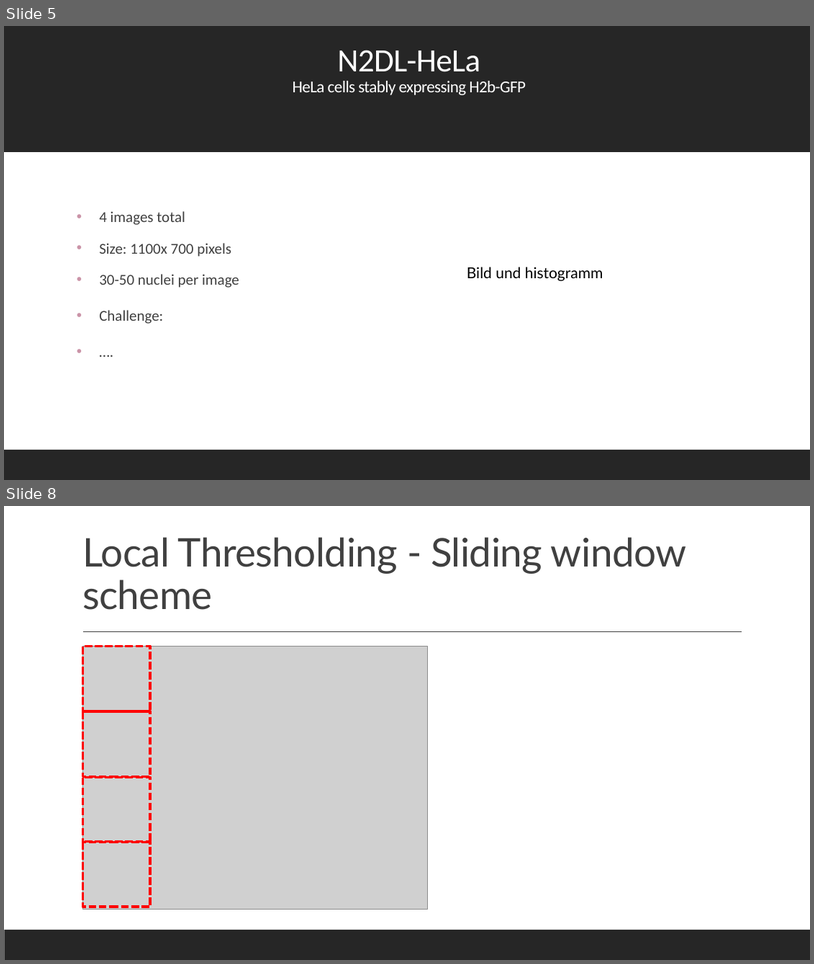
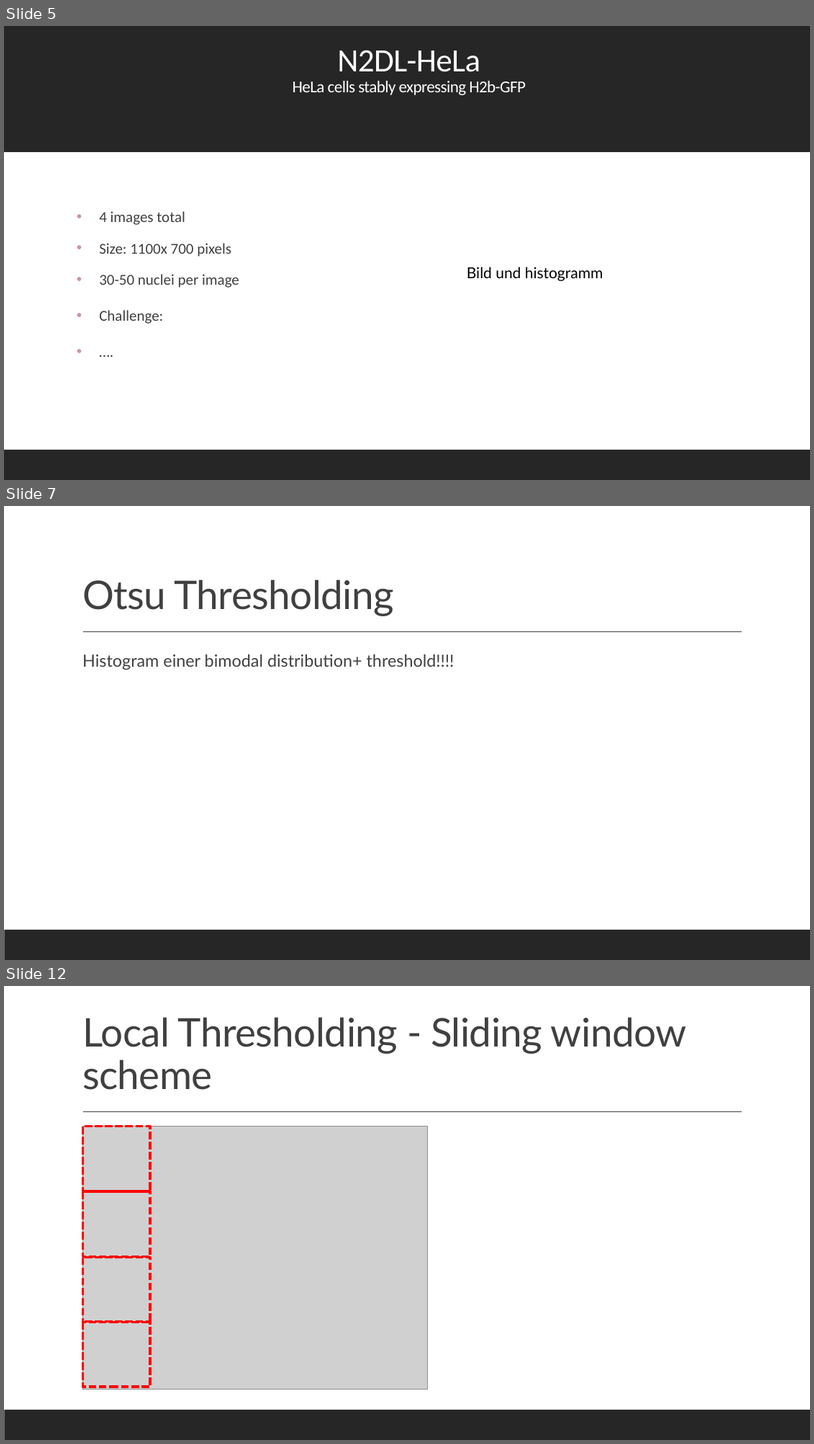
Before and after one commit to datascience-mobi-2022/2022-topic-01-team-04, a slide deck: presentation/layout(2).pptx. Shown one above the other, each under a label of ours: slides 5 and 8 before the commit, slides 5, 7 and 12 after it; the slides between them are not shown. The pictures are 814x964 and 814x1444 pixels, drawn with LibreOffice and Linux fonts; fonts in the diff are those of the drawing; grey boxes stand for pictures. Boxes give left, top, right and bottom in pixels: in the first picture for what was removed or moved away, otherwise in the second. Text is boxed around its words. In the diff, an @@ line names an element or a change of style, - is before the commit and + after.

Commit message:
Maribel slides ergänzt
es fehlen aber noch 1-2 Histogramme und ein bild

```diff
--- a/presentation/layout(2).pptx
+++ b/presentation/layout(2).pptx
@@ slide 7 added at (4,506,810,960), background #FFFFFF; not listed: 2 template elements that a slide beside it also shows @@
@@ title added at (82,579,394,616), 47 pt, text #404040 @@
+Otsu Thresholding
@@ text added at (82,654,455,670), 20 pt, text #404040 @@
+  Histogram einer bimodal distribution+ threshold!!!!
@@ what was slide 8 is now slide 12 @@
```
Also in this commit, not shown: 1 slide changed, 4 other slides added, 1 slide removed.
